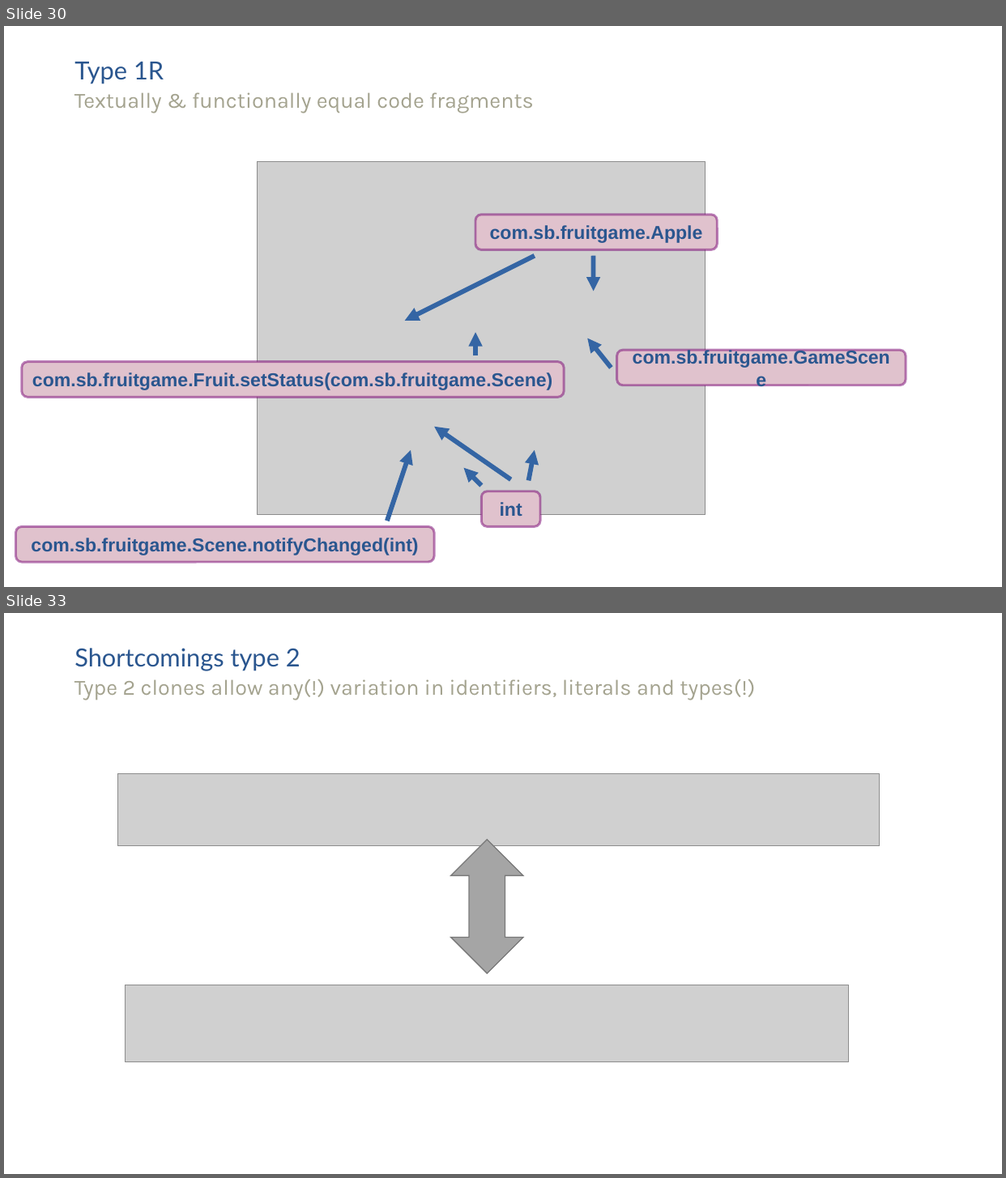
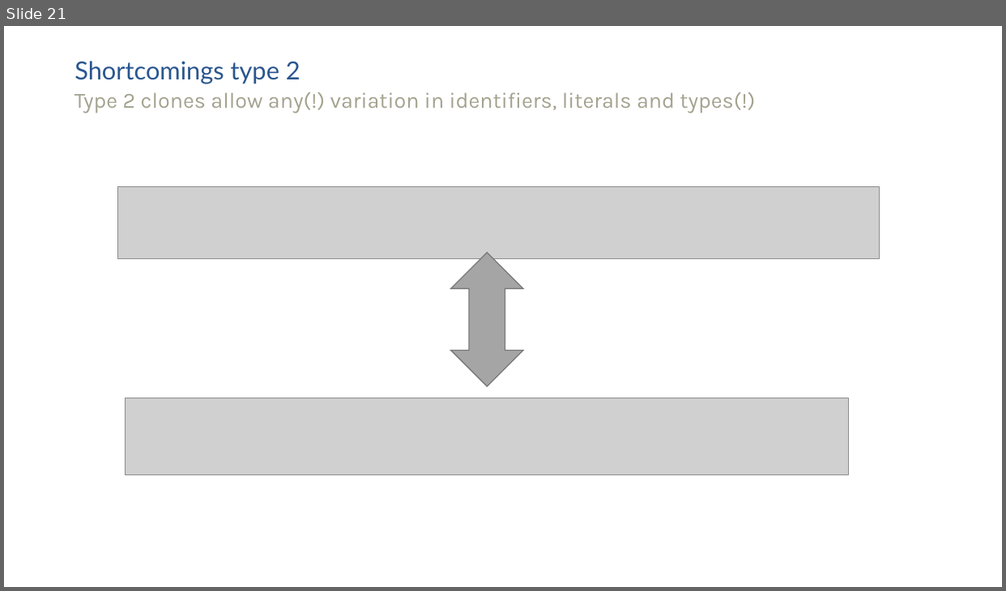
Before and after one commit to SimonBaars/Master-Thesis-Simon-Baars, a slide deck: presentations/FinalPresentation.odp. Shown one above the other, each under a label of ours: slides 30 and 33 before the commit, slide 21 after it; the slides between them are not shown. The pictures are 1006x1178 and 1006x591 pixels, drawn with LibreOffice and Linux fonts; fonts in the diff are those of the drawing; grey boxes stand for pictures. Boxes give left, top, right and bottom in pixels: in the first picture for what was removed or moved away, otherwise in the second. Text is boxed around its words. In the diff, an @@ line names an element or a change of style, - is before the commit and + after.

```diff
--- a/presentations/FinalPresentation.odp
+++ b/presentations/FinalPresentation.odp
@@ slide 30 removed at bbox=[4, 26, 1002, 587], background #FFFFFF @@
@@ free removed at bbox=[74, 56, 923, 88] @@
-Type 1R
@@ free removed at bbox=[74, 88, 923, 120] @@
-Textually & functionally equal code fragments
@@ picture removed at bbox=[258, 161, 705, 515] @@
@@ rounded rectangle removed at bbox=[475, 215, 718, 250] @@
-com.sb.fruitgame.Apple
@@ arrow removed from (535, 256) to (404, 321) @@
@@ arrow removed from (593, 256) to (593, 291) @@
@@ arrow removed from (475, 356) to (475, 332) @@
@@ arrow removed from (612, 368) to (588, 338) @@
@@ rounded rectangle removed at bbox=[22, 362, 564, 397] @@
-com.sb.fruitgame.Fruit.setStatus(com.sb.fruitgame.Scene)
@@ rounded rectangle removed at bbox=[617, 350, 906, 386] @@
-com.sb.fruitgame.GameScene
@@ arrow removed from (511, 480) to (434, 426) @@
@@ arrow removed from (387, 521) to (411, 450) @@
@@ arrow removed from (529, 481) to (535, 450) @@
@@ arrow removed from (482, 485) to (463, 468) @@
@@ rounded rectangle removed at bbox=[482, 492, 541, 527] @@
-int
@@ rounded rectangle removed at bbox=[16, 527, 434, 562] @@
-com.sb.fruitgame.Scene.notifyChanged(int)
@@ what was slide 33 is now slide 21 @@
```
Also in this commit, not shown: 4 slides changed, 2 slides added, 28 other slides removed, 1 other file.
